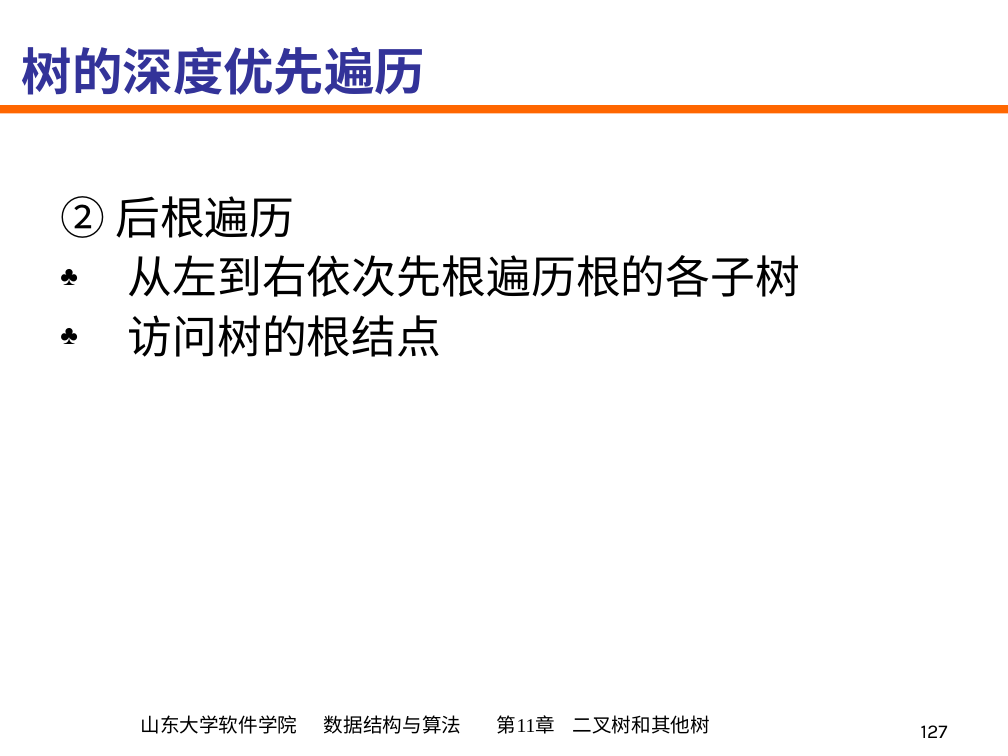
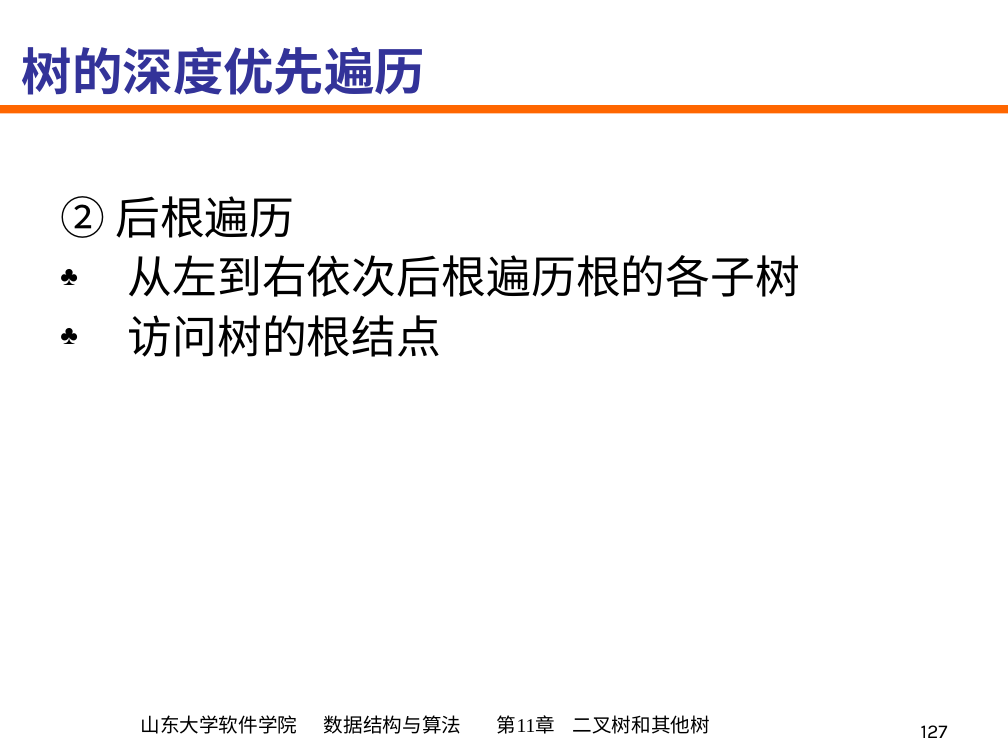
Before and after one commit to mannerth/data-structure-review, a slide deck: slide 127 of PPT/ch11.ppt. Drawn at 1008x756 pixels with LibreOffice and Linux fonts; fonts in the diff are those of the drawing. Boxes give left, top, right and bottom in pixels: in the first picture for what was removed or moved away, otherwise in the second. Text is boxed around its words. In the diff, an @@ line names an element or a change of style, - is before the commit and + after.

```diff
--- a/PPT/ch11.ppt
+++ b/PPT/ch11.ppt
@@ text at bbox=[128, 255, 801, 297]: text changed @@
-♣ 从左到右依次先根遍历根的各子树
+♣ 从左到右依次后根遍历根的各子树
```
Also in this commit, not shown: 4 other slides changed, 12 other files.
